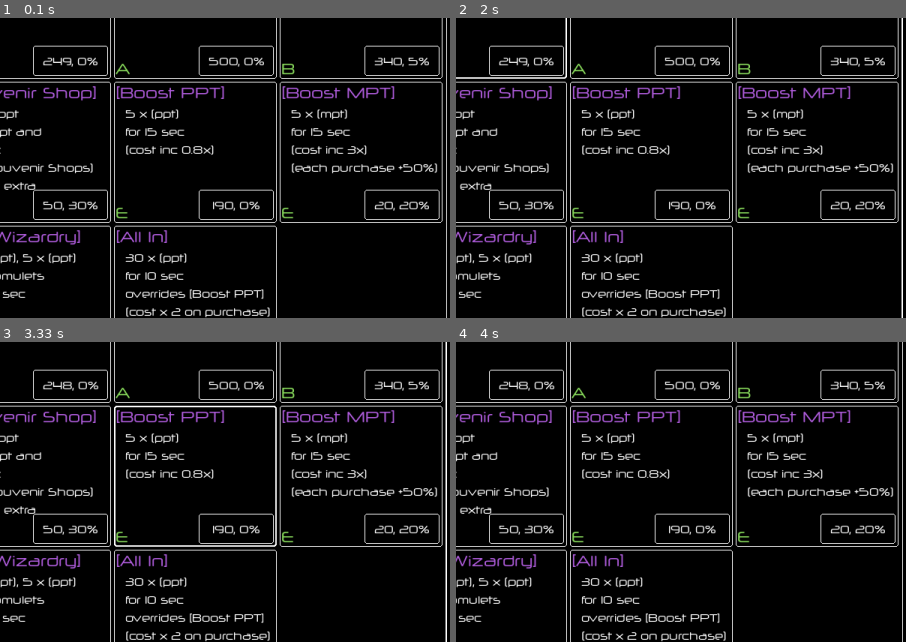
Above: before the commit, frames 1-4 (two rows, left to right).
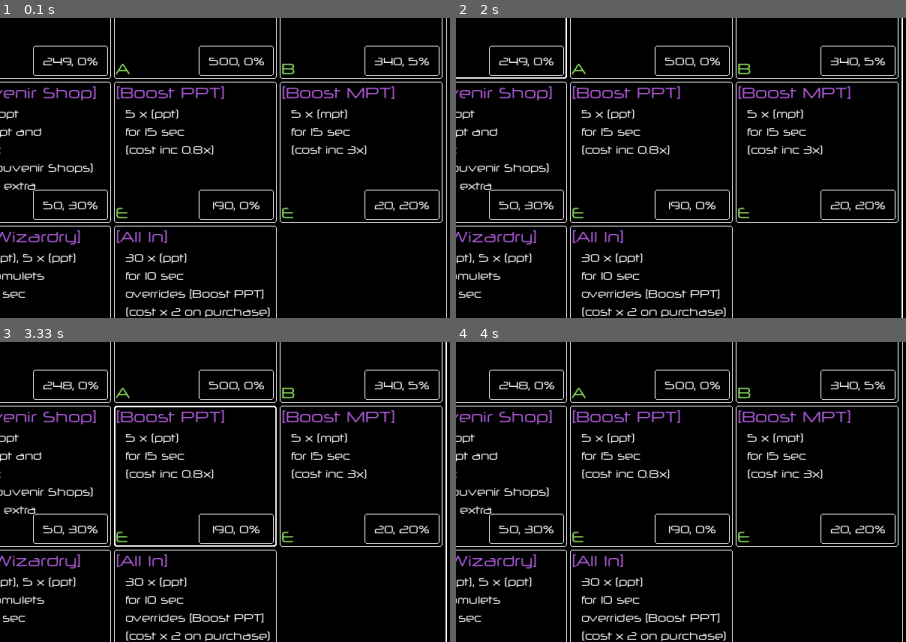
Above: after the commit, the same moments.

Repository: rayannott/economygame
Game: pygame game, started from main.py
Same seed, same stepped clock (60 frames per second), same inputs: the game is played once before the commit and once after it.
Inputs (mouse positions are % of the whole screen's width and height, from its top left):
- Up to frame 1 (0.1 s): no input
- Up to frame 2 (2 s): click "50, 10%" at 0.38 s; click (60, 72) at 0.72 s; click (19, 35) at 1.05 s; click (24, 13) at 1.38 s; click (52, 16) at 1.72 s
- Up to frame 3 (3.33 s): click (45, 76) at 2.05 s; click (47, 33) at 2.38 s; click (36, 29) at 2.72 s; click (76, 41) at 3.05 s
- Up to frame 4 (4 s): click (81, 48) at 3.38 s; click (19, 37) at 3.72 s
The pictures show only the part of the screen within x 50-100%, y 18-68%; the shares and areas given below are measured in that part.

The runs differ from the first frame. In frame 1, 0.5% of the frame differs, in the area x 64-98%, y 48-52%; in frame 2, 0.5%; in frame 3, 0.5%; in frame 4, 0.5%.

Commit message:
fixed effects; better balance

Diff:
--- a/gui/gui_rect.py
+++ b/gui/gui_rect.py
@@ -194,10 +194,10 @@
 
 
 class Notification(Panel):
-    def __init__(self, text: str, surface: pygame.Surface, pos: tuple[int, int], duration_tics=6) -> None:
+    def __init__(self, text: str, surface: pygame.Surface, pos: tuple[int, int], duration_tics=5) -> None:
         self.lines = text.split('\n')
         max_len = len(max(self.lines, key=len))
-        super().__init__(topleft=pos, size=(12 * max_len, 30 * len(self.lines)), surface=surface, hoverhint='', parent=None)
+        super().__init__(topleft=pos, size=(13 * max_len, 30 * len(self.lines)), surface=surface, hoverhint='', parent=None)
         self.duration_ticks = duration_tics
         self.color_frame = CP0[0]
         self.inner_rect = pygame.rect.Rect(shift(self.rect.topleft, (3, 3)), shift(self.rect.size, (-6, -6)))
--- a/player.py
+++ b/player.py
@@ -115,6 +115,7 @@
                     if eff is None: none_index = i; break
                 self.effects[none_index] = deepcopy(shop_cell.what) # type: ignore
                 self.effects[none_index].duration += self.effect_duration_boost # type: ignore
+                self.effects[none_index].DURATION += self.effect_duration_boost # type: ignore
             else:
                 self.inventory.append(shop_cell.what)
                 self.spent_on_each_shop_item[shop_cell.what.name].append(spent)
@@ -179,5 +180,10 @@
                 self.extra_mpt[1] += inv_item.mpt # type: ignore
                 self.extra_ppt[1] += inv_item.ppt # type: ignore
 
-        self.mpt = INITIAL_MPT + sum(self.extra_mpt) * (1 + 0.04 * souvenir_shops)
-        self.ppt = INITIAL_PPT + sum(self.extra_ppt) * (1 + 0.04 * souvenir_shops)
+        souv_mult = (1 + 0.04 * souvenir_shops)
+
+        self.extra_mpt = [self.extra_mpt[0] * souv_mult, self.extra_mpt[1] * souv_mult]
+        self.extra_ppt = [self.extra_ppt[0] * souv_mult, self.extra_ppt[1] * souv_mult]
+
+        self.mpt = INITIAL_MPT + sum(self.extra_mpt)
+        self.ppt = INITIAL_PPT + sum(self.extra_ppt)
--- a/shop_items.py
+++ b/shop_items.py
@@ -60,8 +60,10 @@
 class BoostMpt(Effect):
     def __init__(self) -> None:
         super().__init__(name='Boost MPT', cost=Cost(20., 0.2), type_=ShopItemType.EFFECT, duration=15)
-        self.info = ['5 x (mpt)', f'for {self.duration} sec', '(cost inc 3x)', '(each purchase +50%)']
+        self.info = ['5 x (mpt)', f'for {self.duration} sec', '(cost inc 3x)']
         self.cost_increase_mult = 3
+        self.per_purchase_cost_mult = 1.5
+        self.per_purchase_portion_increase = 0.03
 
 
 class MegaStocks(Effect):
